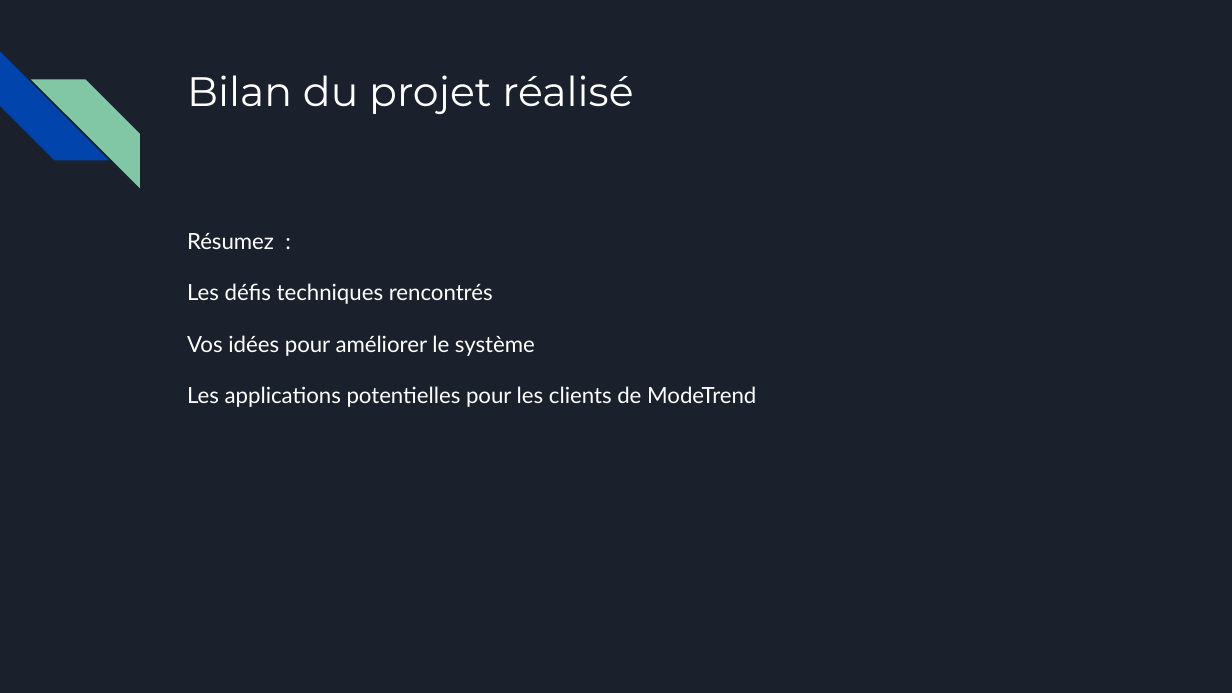
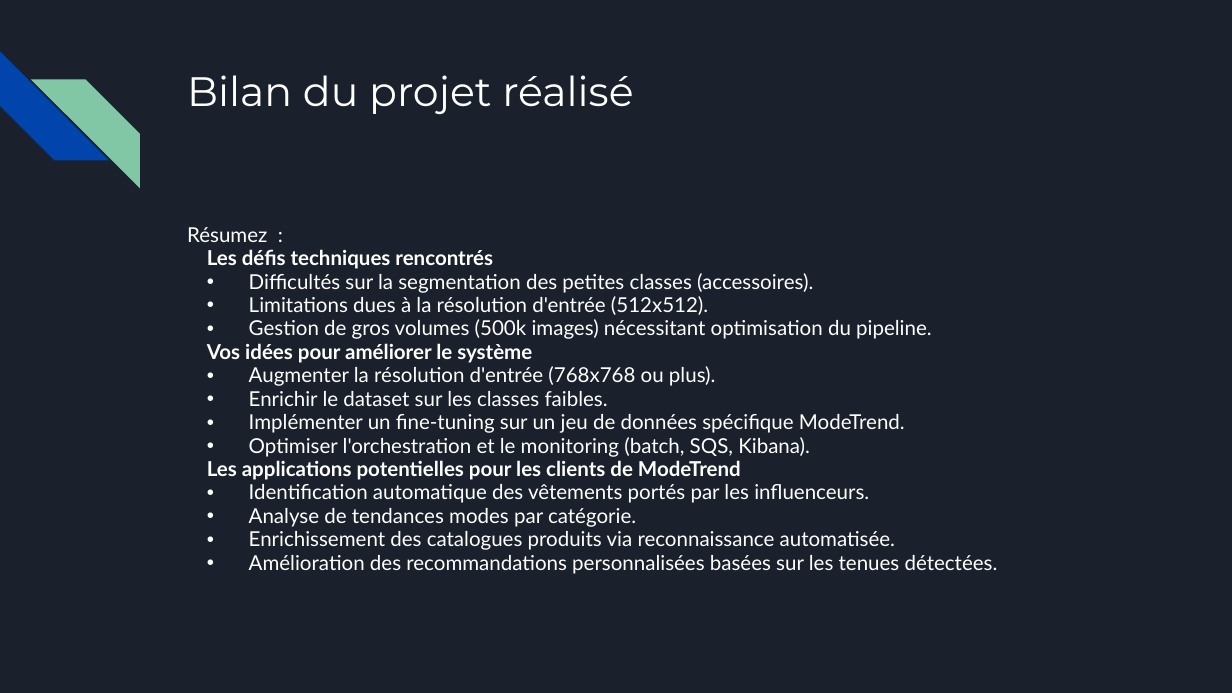
Before and after one commit to JodyGs/p2v2_requetez_service_ia, a slide deck: slide 7 of presentation/Support_de_présentation_ModeTrends.pptx. Drawn at 1232x693 pixels with LibreOffice and Linux fonts; fonts in the diff are those of the drawing. Boxes give left, top, right and bottom in pixels: in the first picture for what was removed or moved away, otherwise in the second. Text is boxed around its words. In the diff, an @@ line names an element or a change of style, - is before the commit and + after.

```diff
--- a/presentation/Support_de_présentation_ModeTrends.pptx
+++ b/presentation/Support_de_présentation_ModeTrends.pptx
@@ text at box(187, 227, 741, 480): size 13 to 12 pt in "Résumez :", "Les défis techniques rencontrés", "Vos idées pour améliorer le système", "Les applications potentielles pour les clients de ..."; bold on in "Les défis techniques rencontrés", "Vos idées pour améliorer le système", "Les applications potentielles pour les clients de ..."; line spacing 1.15 to 0.95; indent changed; less space between paragraphs @@
@@ text at box(249, 273, 932, 339): paragraphs added @@
+• Difficultés sur la segmentation des petites classes (accessoires).
+• Limitations dues à la résolution d'entrée (512x512).
+• Gestion de gros volumes (500k images) nécessitant optimisation du pipeline.
@@ text at box(249, 366, 905, 457): paragraphs added @@
+• Augmenter la résolution d'entrée (768x768 ou plus).
+• Enrichir le dataset sur les classes faibles.
+• Implémenter un fine-tuning sur un jeu de données spécifique ModeTrend.
+• Optimiser l'orchestration et le monitoring (batch, SQS, Kibana).
@@ text at box(249, 484, 998, 574): paragraphs added @@
+• Identification automatique des vêtements portés par les influenceurs.
+• Analyse de tendances modes par catégorie.
+• Enrichissement des catalogues produits via reconnaissance automatisée.
+• Amélioration des recommandations personnalisées basées sur les tenues détectées.
```
Also in this commit, not shown: 2 other slides changed, 1 slide added, 1 slide removed.
